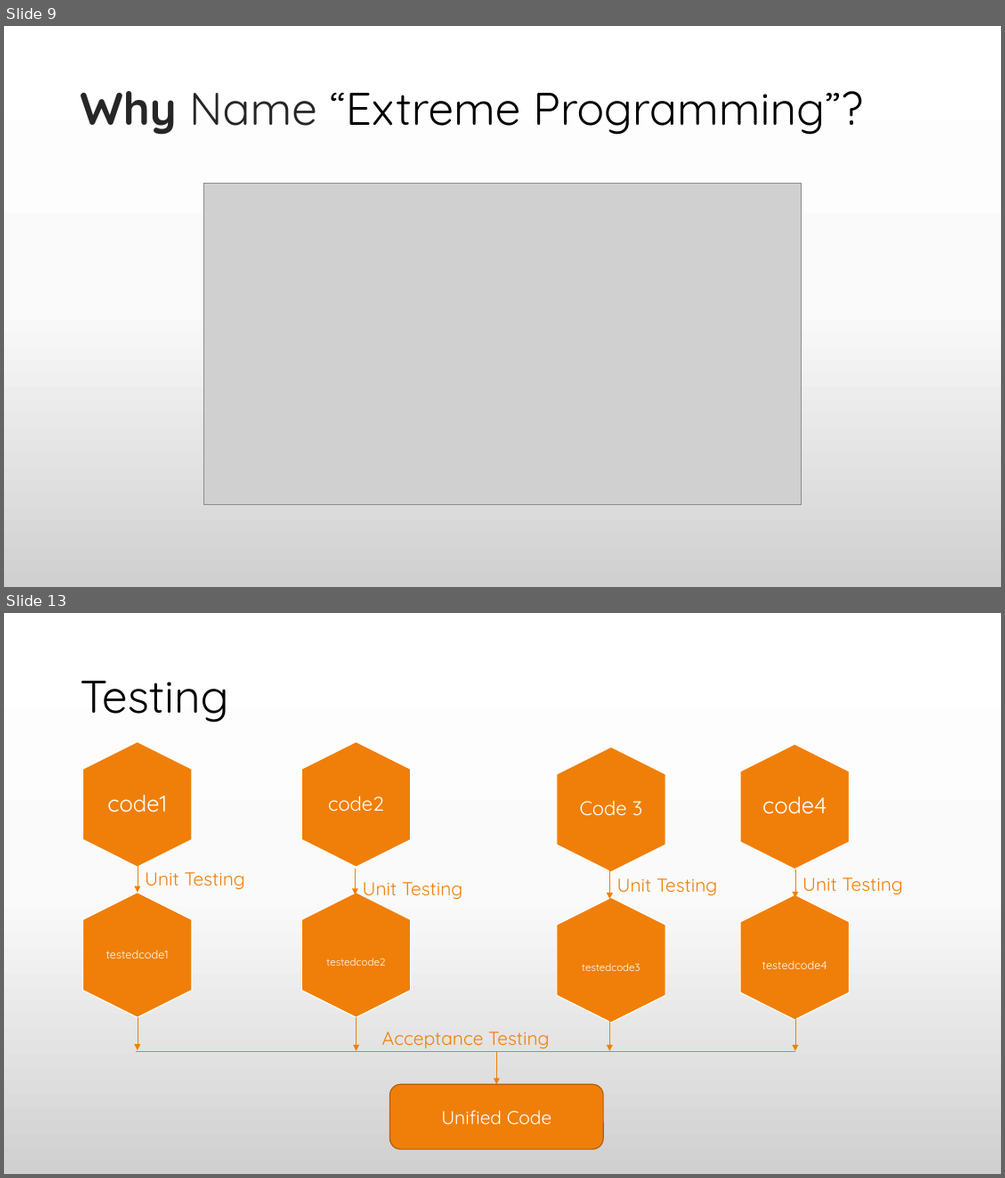
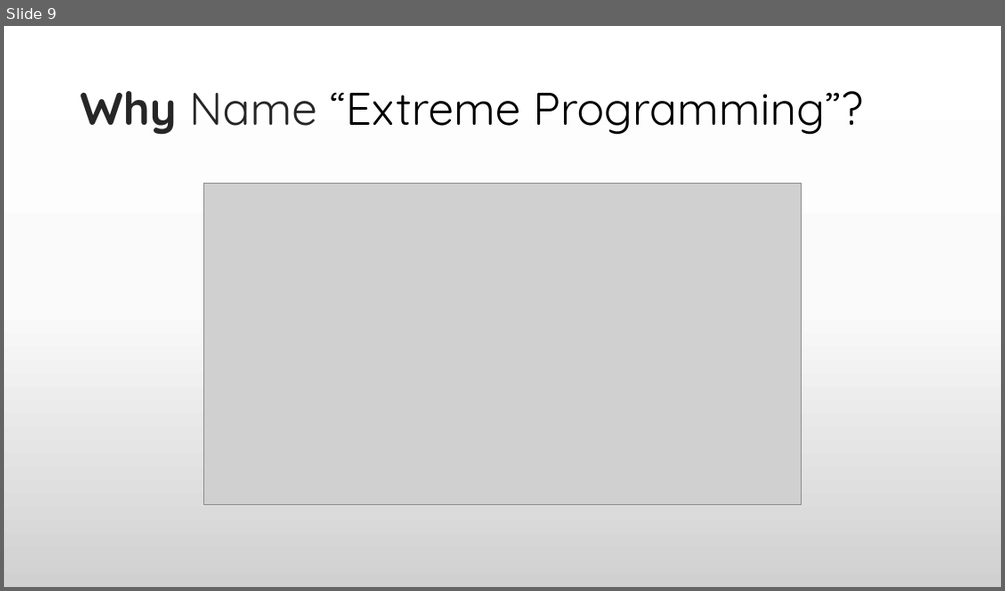
Before and after one commit to praash47/aasn-iii, a slide deck: extreme_programming.pptx. Shown one above the other, each under a label of ours: slides 9 and 13 before the commit, slide 9 after it; the slides between them are not shown. The pictures are 1005x1178 and 1005x591 pixels, drawn with LibreOffice and Linux fonts; fonts in the diff are those of the drawing; grey boxes stand for pictures. Boxes give left, top, right and bottom in pixels: in the first picture for what was removed or moved away, otherwise in the second. Text is boxed around its words. In the diff, an @@ line names an element or a change of style, - is before the commit and + after.

```diff
--- a/extreme_programming.pptx
+++ b/extreme_programming.pptx
@@ slide 13 removed at (x1=4, y1=613, x2=1001, y2=1174), background gradient #FFFFFF to #FBFBFB to #D1D1D1 @@
@@ title removed at (x1=80, y1=681, x2=228, y2=722) @@
-Testing
@@ group removed at (x1=83, y1=742, x2=850, y2=872): 4 hexagons, 4 texts @@
-code2
-code1
-Code 3
-code4
@@ arrow removed from (138, 863) to (138, 892) @@
@@ text removed at (x1=145, y1=872, x2=245, y2=889) @@
-Unit Testing
@@ arrow removed from (355, 868) to (355, 895) @@
@@ arrow removed from (610, 870) to (610, 899) @@
@@ text removed at (x1=617, y1=878, x2=717, y2=896) @@
-Unit Testing
@@ arrow removed from (795, 868) to (795, 898) @@
@@ text removed at (x1=802, y1=877, x2=903, y2=894) @@
-Unit Testing
@@ text removed at (x1=363, y1=882, x2=462, y2=900) @@
-Unit Testing
@@ group removed at (x1=83, y1=892, x2=850, y2=1022): 4 hexagons, 4 texts @@
-testedcode2
-testedcode1
-testedcode3
-testedcode4
@@ arrow removed from (138, 1017) to (138, 1051) @@
@@ arrow removed from (356, 1018) to (356, 1051) @@
@@ text removed at (x1=382, y1=1031, x2=549, y2=1048) @@
-Acceptance Testing
@@ arrow removed from (610, 1018) to (610, 1051) @@
@@ arrow removed from (795, 1018) to (795, 1051) @@
@@ line removed from (136, 1051) to (795, 1051) @@
@@ arrow removed from (497, 1051) to (497, 1084) @@
@@ rounded rectangle removed at (x1=390, y1=1084, x2=603, y2=1149) @@
-Unified Code
```
Also in this commit, not shown: 2 slides changed, 6 other slides removed, 2 other files.
